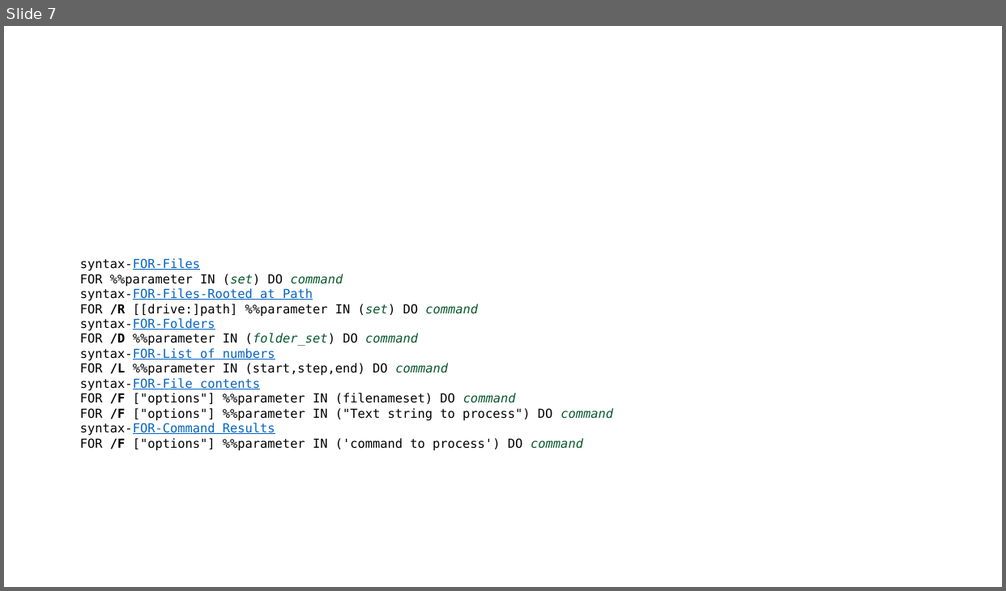
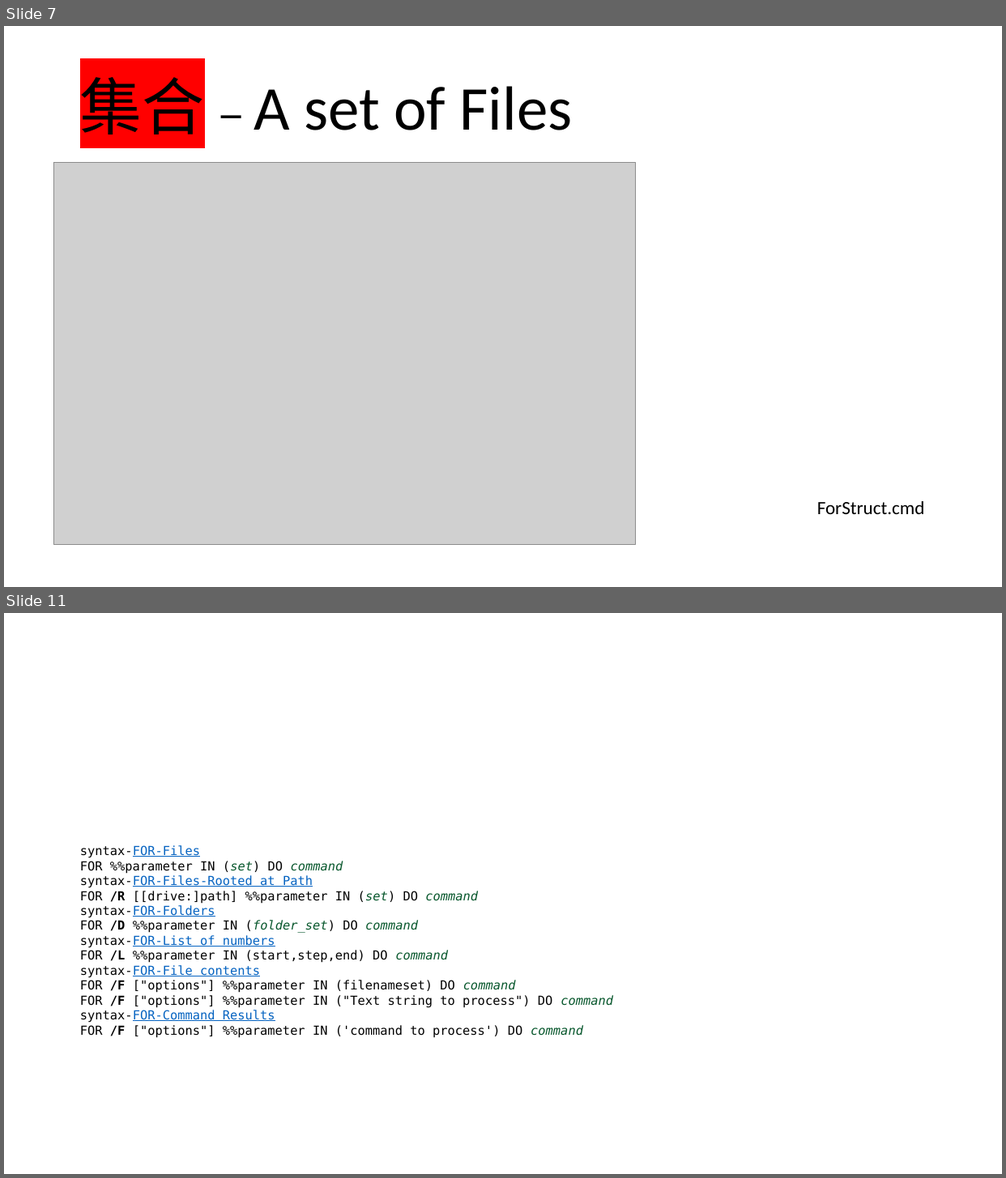
Before and after one commit to bentonglove/DosBatch, a slide deck: Dos Batch Script_Training_2022_Jul.pptx. Shown one above the other, each under a label of ours: slide 7 before the commit, slides 7 and 11 after it; the slides between them are not shown. The pictures are 1006x591 and 1006x1178 pixels, drawn with LibreOffice and Linux fonts; fonts in the diff are those of the drawing; grey boxes stand for pictures. Boxes give left, top, right and bottom in pixels: in the first picture for what was removed or moved away, otherwise in the second. Text is boxed around its words. In the diff, an @@ line names an element or a change of style, - is before the commit and + after.

```diff
--- a/Dos Batch Script_Training_2022_Jul.pptx
+++ b/Dos Batch Script_Training_2022_Jul.pptx
@@ slide 7 added at bbox=[4, 26, 1002, 587], background #FFFFFF @@
@@ title added at bbox=[80, 77, 573, 135], 60 pt, text #000000 @@
+集合 – A set of Files
@@ picture added at bbox=[53, 162, 636, 544] @@
@@ text added at bbox=[817, 501, 925, 514], 18 pt, text #000000 @@
+ForStruct.cmd
@@ what was slide 7 is now slide 11 @@
```
Also in this commit, not shown: 1 slide changed, 8 other slides added, 3 slides removed, 3 other files.
